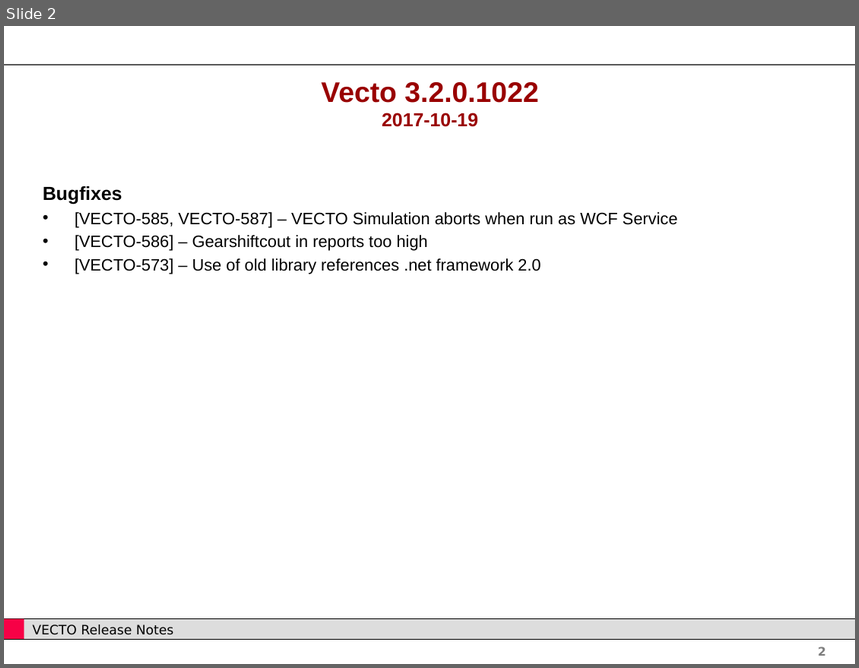
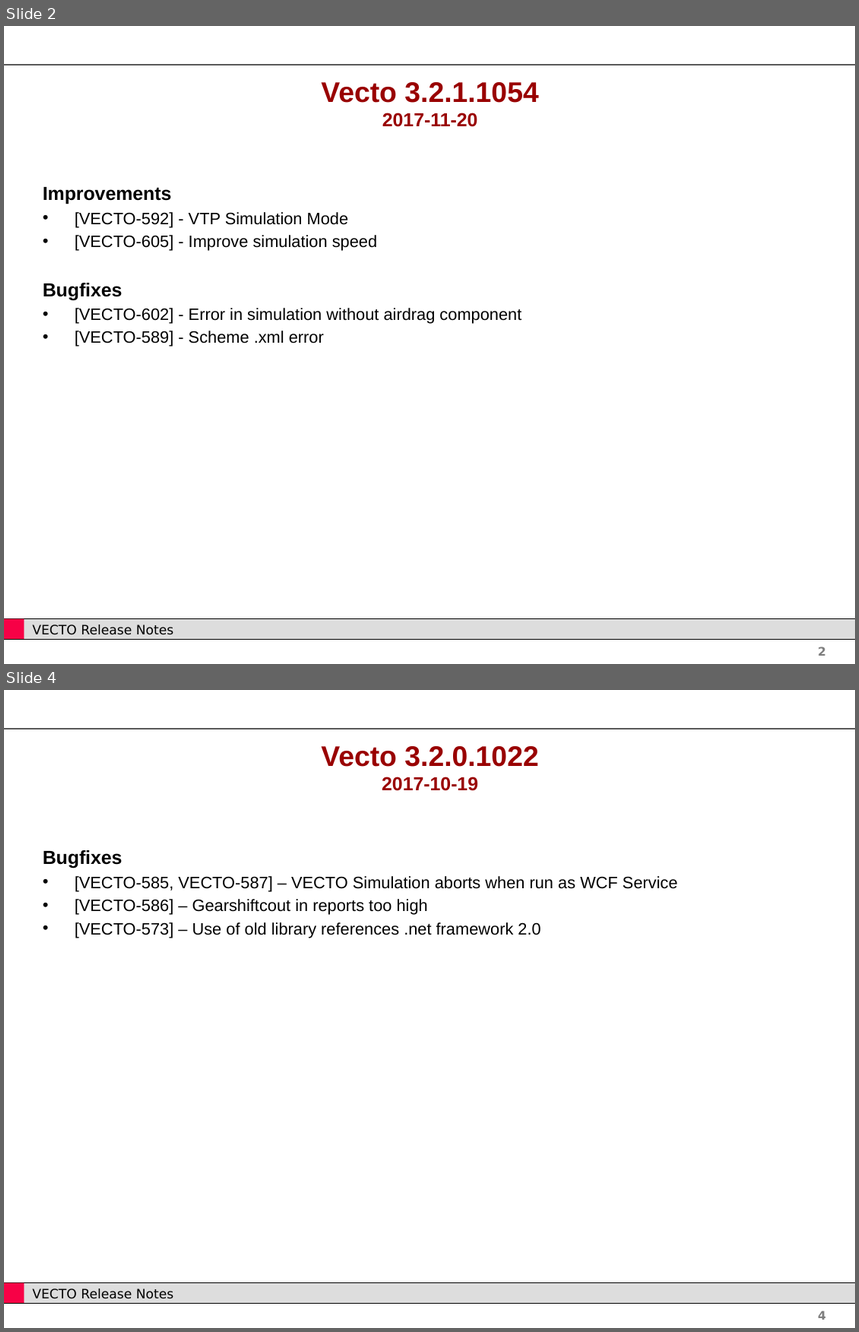
Before and after one commit to tanawadeatharva/BharatVECTO, a slide deck: Documentation/User Manual Source/Release Notes Vecto3.x.pptx. Shown one above the other, each under a label of ours: slide 2 before the commit, slides 2 and 4 after it; the slides between them are not shown. The pictures are 859x668 and 859x1332 pixels, drawn with LibreOffice and Linux fonts; fonts in the diff are those of the drawing; background and template pictures are left out. Boxes give left, top, right and bottom in pixels: in the first picture for what was removed or moved away, otherwise in the second. Text is boxed around its words. In the diff, an @@ line names an element or a change of style, - is before the commit and + after.

```diff
--- a/Documentation/User Manual Source/Release Notes Vecto3.x.pptx
+++ b/Documentation/User Manual Source/Release Notes Vecto3.x.pptx
@@ slide 2 added at [4, 26, 855, 664], background #FFFFFF; not listed: 5 template elements that a slide beside it also shows @@
@@ title added at [321, 82, 538, 127], 24 pt, text #990000, bold @@
+Vecto 3.2.1.1054
+2017-11-20
@@ text added at [43, 187, 522, 347], 14 pt, text #000000 @@
+Improvements
+• [VECTO-592] - VTP Simulation Mode
+• [VECTO-605] - Improve simulation speed
+Bugfixes
+• [VECTO-602] - Error in simulation without airdrag component
+• [VECTO-589] - Scheme .xml error
@@ what was slide 2 is now slide 4 @@
@@ page number at [818, 1311, 826, 1320]: text changed @@
-2
+4
```
Also in this commit, not shown: 1 slide changed, 1 other slide added, 1 other file.
